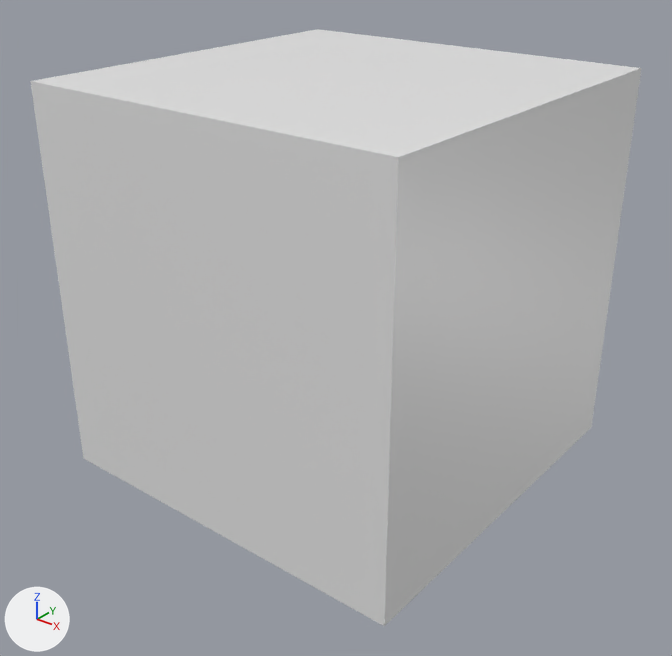
The FBX model Assets/box.fbx as it was, and as the next commit left it.
One viewpoint serves both versions: a camera (50 mm lens) standing at (1.347, -1.721, 0.91) and looking at (0.018, -0.06, -0.12). Arrows for +X, +Y and +Z are at lower left; the lights stay in place.

In view in the first picture: 'box', 'box flap l', 'box flap r'.
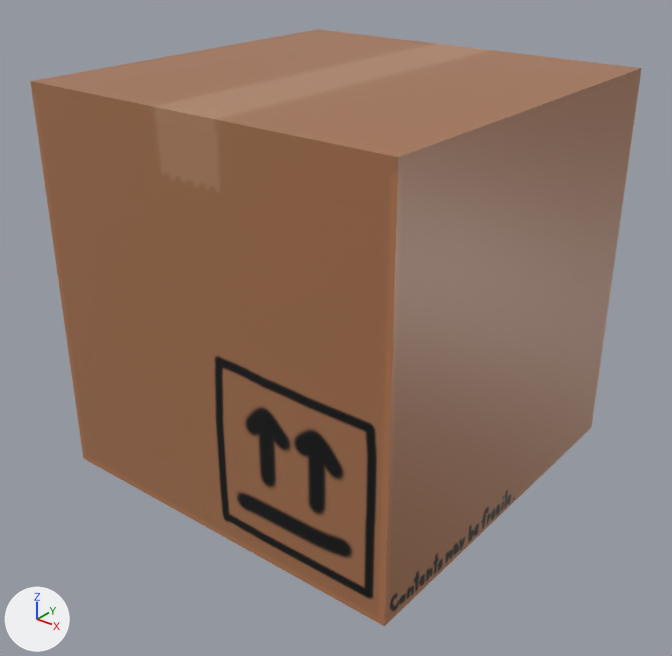
Changed parts and their boxes [x1, y1, x2, y2] in the pictures (672 x 656 px):
'box', recoloured (grey to brown)
    both: [32, 79, 640, 626]
'box flap r', recoloured (white to brown)
    both: [186, 47, 642, 172]
'box flap l', recoloured (white to brown)
    both: [30, 29, 461, 126]

What the commit changed:
Picture 'Box Base Color.png' (img_box_base_color_png) is new.
Material 'Box' (mat_box) is new.
Its texture is img_box_base_color_png.
Its roughness is 0.4.
me_upper_flap has 8 vertices, 6 faces and spans x 0.0..50.0, y 0.0..2.5, z -50.0..50.0.
me_upper_flap no longer uses material mat_material (white #e7e7e7).
me_upper_flap now uses material mat_box (picture img_box_base_color_png).
me_box has 16 vertices, 14 faces and spans x -50.0..50.0, y -49.1..47.7, z -50.0..50.0.
me_box no longer uses material mat_material (white #e7e7e7).
me_box now uses material mat_box (picture img_box_base_color_png).
